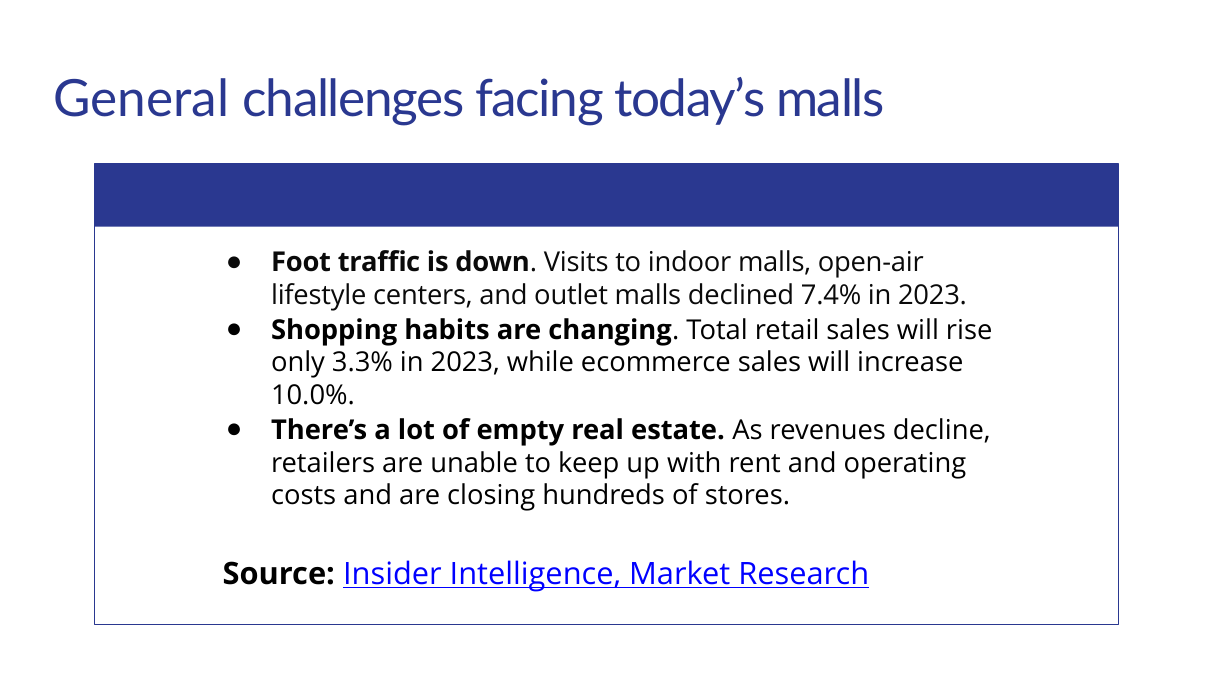
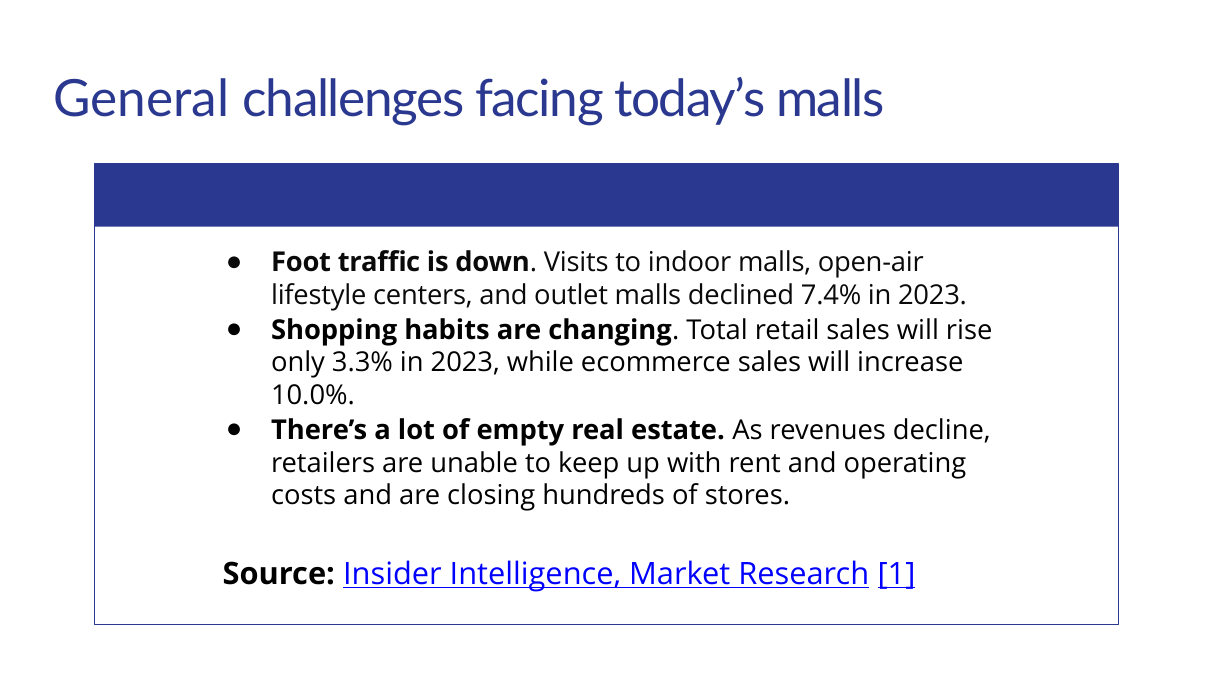
Before and after one commit to matthewshawnkehoe/Data-Science-Projects, a slide deck: slide 2 of Capstone Projects/Capstone_Three_Unsupervised_ML/Classifying_Mall_Customers.pptx. Drawn at 1232x693 pixels with LibreOffice and Linux fonts; fonts in the diff are those of the drawing. Boxes give left, top, right and bottom in pixels: in the first picture for what was removed or moved away, otherwise in the second. Text is boxed around its words. In the diff, an @@ line names an element or a change of style, - is before the commit and + after.

```diff
--- a/Capstone Projects/Capstone_Three_Unsupervised_ML/Classifying_Mall_Customers.pptx
+++ b/Capstone Projects/Capstone_Three_Unsupervised_ML/Classifying_Mall_Customers.pptx
@@ text at (x1=223, y1=560, x2=916, y2=592): text changed @@
-Source: Insider Intelligence, Market Research
+Source: Insider Intelligence, Market Research [1]
```
Also in this commit, not shown: 8 other slides changed, 2 slides added.
